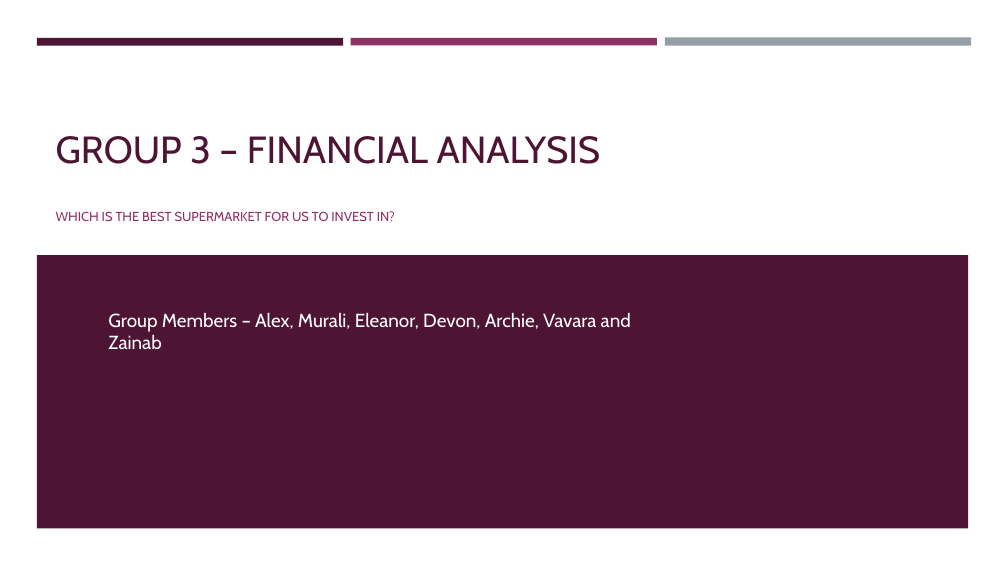
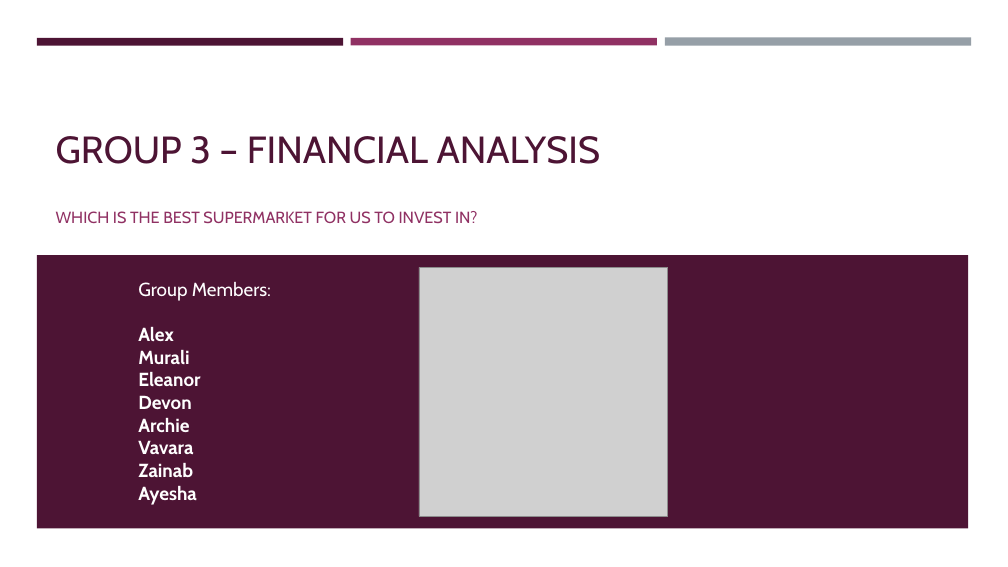
Before and after one commit to drchid1/Team-Project-Group-3---Finance-, a slide deck: slide 1 of presentation/Group 3 – FINANCIAL ANALYSIS.pptx. Drawn at 1008x567 pixels with LibreOffice and Linux fonts; fonts in the diff are those of the drawing; grey boxes stand for pictures. Boxes give left, top, right and bottom in pixels: in the first picture for what was removed or moved away, otherwise in the second. Text is boxed around its words. In the diff, an @@ line names an element or a change of style, - is before the commit and + after.

```diff
--- a/presentation/Group 3 – FINANCIAL ANALYSIS.pptx
+++ b/presentation/Group 3 – FINANCIAL ANALYSIS.pptx
@@ subtitle "WHICH IS THE BEST SUPERMARKET ..." at (56, 211, 478, 224): size 12.4 to 15.4 pt @@
@@ picture added at (419, 268, 668, 516) @@
@@ text at (138, 282, 271, 505): text changed; bold on @@
-Group Members – Alex, Murali, Eleanor, Devon, Archie, Vavara and Zainab
+Group Members:
+Alex
+Murali
+Eleanor
+Devon
+Archie
+Vavara
+Zainab
+Ayesha
```
Also in this commit, not shown: 2 slides added, 1 slide removed, 14 other files.
